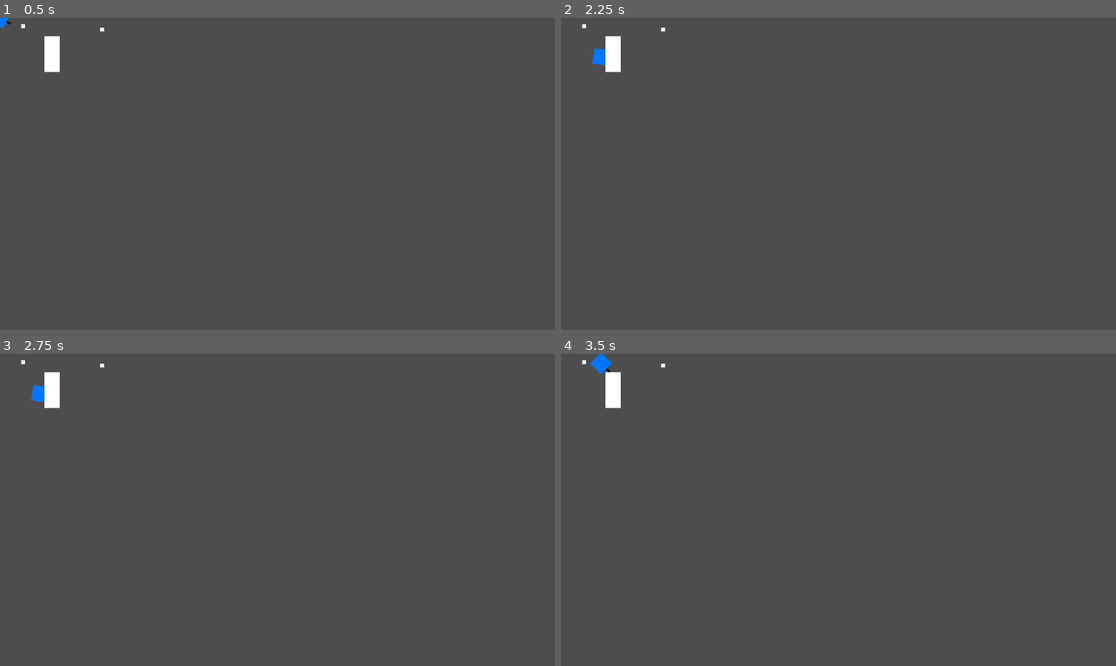
Above: before the commit, frames 1-4 (two rows, left to right).
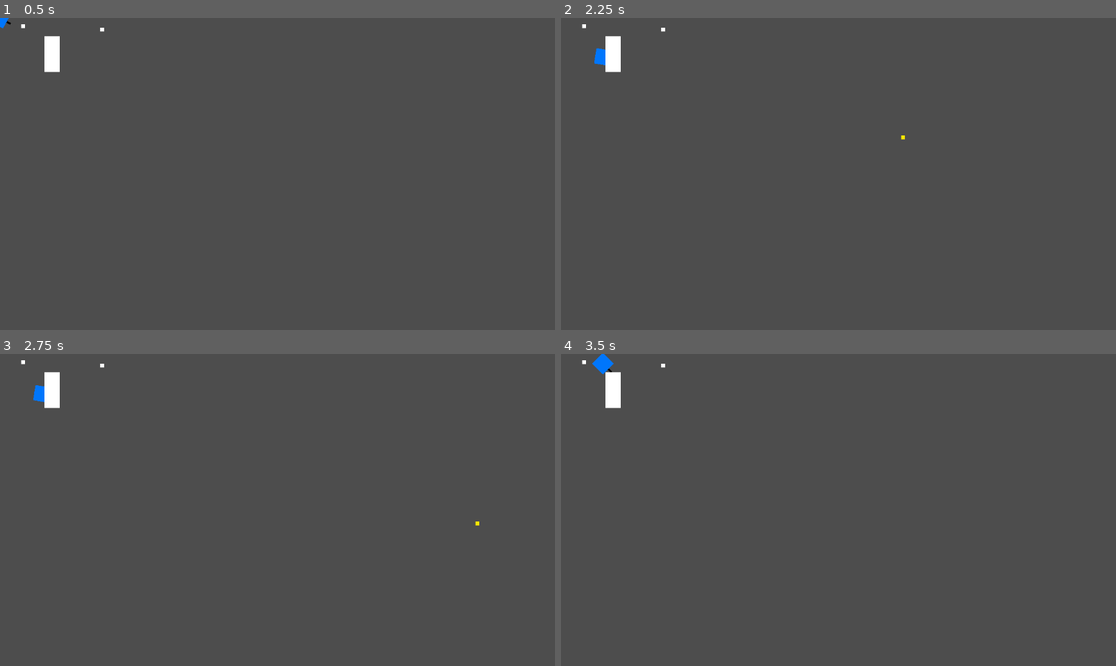
Above: after the commit, the same moments.

Repository: rledford/drone-commander-2025
Game: Godot game, scene res://main.tscn
The game is run twice, just before and just after one commit, with the same random seed, the same clock (stepped at 60 frames per second) and the same inputs.
Inputs (mouse positions are in pixels of both pictures, inside the frame that each line leads up to):
- Up to frame 1 (0.5 s): no input
- Up to frame 2 (2.25 s): tap Enter at 0.5 s; move the mouse to (960, 158) at 0.52 s; press the mouse at (960, 158) at 0.53 s; hold D (move_right) 0.53-1.28 s; move the mouse to (727, 189) at 1.27 s; release the mouse at (727, 189) at 1.28 s; hold S (move_down) 1.28-2.03 s; tap E (interact) at 1.35 s; click (727, 189) at 1.55 s; move the mouse to (894, 105) at 2.02 s; press the mouse at (894, 105) at 2.03 s; hold D (move_right) from 2.03 s (still down)
- Up to frame 3 (2.75 s): keep holding D (move_right)
- Up to frame 4 (3.5 s): move the mouse to (810, 572) at 2.77 s; release D (move_right) at 2.78 s; release the mouse at (810, 572) at 2.78 s; hold W (move_up) from 2.78 s (still down); click (810, 572) at 2.85 s

Frame 1 is identical in both runs. In frame 2, less than 0.1% of the frame differs, in the area x 5-62%, y 9-39%; in frame 3, less than 0.1%; in frame 4, less than 0.1%, in the area x 5-10%, y 0-7%.

Commit message:
feat: Bullet pooling.
- Create RefCounted Pool
- Create PoolManager
- Use PoolManager in GameManager
- Use signals for acquiring and releasing bullets
- Configure actor collision layer/mask

Diff:
--- a/actors/bullet/bullet.gd
+++ b/actors/bullet/bullet.gd
@@ -1,4 +1,4 @@
-extends Node2D
+extends CharacterBody2D
 class_name Bullet
 
 const max_lifetime = 5.0
@@ -9,19 +9,26 @@
 var lifetime: float = max_lifetime
 
 
-func init(pos: Vector2, dir: Vector2, spd: float, dmg: int) -> void:
+func setup(pos: Vector2, dir: Vector2, spd: float, dmg: int) -> void:
 	position = pos
 	direction = dir
 	speed = spd
 	damage = dmg
+	velocity = dir * spd
 	lifetime = max_lifetime
 
 
 func _physics_process(delta: float) -> void:
-	position += direction * speed * delta
+	var collision = move_and_collide(velocity * delta)
+	if collision:
+		EventBus.bullet_expired.emit(self)
 
 
 func _process(delta: float) -> void:
 	lifetime -= delta
 	if lifetime <= 0:
 		EventBus.bullet_expired.emit(self)
+
+
+func _on_body_entered_collision_area(_node: Node) -> void:
+	EventBus.bullet_expired.emit(self)
--- a/actors/bullet/bullet.tscn
+++ b/actors/bullet/bullet.tscn
@@ -3,15 +3,12 @@
 [ext_resource type="Script" uid="uid://dgue8t8b455pc" path="res://actors/bullet/bullet.gd" id="1_8mjoc"]
 
 [sub_resource type="CircleShape2D" id="CircleShape2D_tihky"]
-radius = 4.0
+radius = 2.0
 
-[node name="Bullet" type="Node2D"]
+[node name="Bullet" type="CharacterBody2D"]
+collision_layer = 0
+collision_mask = 6
 script = ExtResource("1_8mjoc")
-
-[node name="Area2D" type="Area2D" parent="."]
-
-[node name="CollisionShape2D" type="CollisionShape2D" parent="Area2D"]
-shape = SubResource("CircleShape2D_tihky")
 
 [node name="ColorRect" type="ColorRect" parent="."]
 modulate = Color(0.97083, 0.906901, 0, 1)
@@ -19,3 +16,6 @@
 offset_top = -4.0
 offset_right = 4.0
 offset_bottom = 4.0
+
+[node name="CollisionShape2D" type="CollisionShape2D" parent="."]
+shape = SubResource("CircleShape2D_tihky")
--- a/actors/player/player.gd
+++ b/actors/player/player.gd
@@ -7,7 +7,6 @@
 @export var fire_rate: float = 0.5
 @export var bullet_speed: float = 600.0
 @export var bullet_damage: int = 25
-@export var pool_manager: PoolManager
 
 var _last_fire_time = -INF
 
@@ -34,14 +33,7 @@
 	self._last_fire_time = now
 
 	var dir = self.global_position.direction_to(get_global_mouse_position())
-	var bullet = (pool_manager.get_pool(&"bullet").acquire() as Bullet)
-
-	bullet.init(
-		Vector2(position),
-		dir,
-		bullet_speed,
-		bullet_damage
-	)
+	EventBus.bullet_fired.emit(&"player", Vector2(position), dir, bullet_speed, bullet_damage)
 
 
 func _physics_process(delta: float) -> void:
--- a/actors/player/player.tscn
+++ b/actors/player/player.tscn
@@ -5,6 +5,7 @@
 [sub_resource type="CircleShape2D" id="CircleShape2D_6uhly"]
 
 [node name="Player" type="CharacterBody2D"]
+collision_mask = 12
 script = ExtResource("1_nvxhs")
 
 [node name="CollisionShape2D" type="CollisionShape2D" parent="."]
--- a/actors/scrap/scrap.tscn
+++ b/actors/scrap/scrap.tscn
@@ -16,6 +16,7 @@
 offset_bottom = 4.0
 
 [node name="CollectibleArea" type="Area2D" parent="."]
+collision_layer = 8
 
 [node name="CollisionShape2D" type="CollisionShape2D" parent="CollectibleArea"]
 shape = SubResource("CircleShape2D_glojv")
--- a/actors/workbench/workbench.tscn
+++ b/actors/workbench/workbench.tscn
@@ -4,7 +4,7 @@
 [ext_resource type="PackedScene" uid="uid://bi6nojwai0jqo" path="res://components/interactable_component/interactable_component.tscn" id="1_b2xr7"]
 
 [sub_resource type="RectangleShape2D" id="RectangleShape2D_b2xr7"]
-size = Vector2(30, 72)
+size = Vector2(22, 64)
 
 [sub_resource type="RectangleShape2D" id="RectangleShape2D_6wh3t"]
 size = Vector2(14, 48)
@@ -19,6 +19,8 @@
 offset_bottom = 37.0
 
 [node name="StaticBody2D" type="StaticBody2D" parent="."]
+collision_layer = 4
+collision_mask = 4
 
 [node name="CollisionShape2D" type="CollisionShape2D" parent="StaticBody2D"]
 shape = SubResource("RectangleShape2D_b2xr7")
@@ -26,7 +28,7 @@
 [node name="InteractionArea" type="Area2D" parent="."]
 
 [node name="CollisionShape2D" type="CollisionShape2D" parent="InteractionArea"]
-position = Vector2(23, 0)
+position = Vector2(18, 0)
 shape = SubResource("RectangleShape2D_6wh3t")
 
 [node name="InteractableComponent" parent="." node_paths=PackedStringArray("area") instance=ExtResource("1_b2xr7")]
--- a/globals/event_bus.gd
+++ b/globals/event_bus.gd
@@ -1,5 +1,6 @@
 extends Node
 
 signal player_dead
+signal bullet_fired(team_id: String, position: Vector2, direction: Vector2, speed: float, damage: int)
 signal bullet_expired(bullet: Node)
 signal item_collected(by: Node, item_id: String, amount: int)
--- a/main.tscn
+++ b/main.tscn
@@ -8,8 +8,9 @@
 
 [node name="Main" type="Node2D"]
 
-[node name="GameManager" parent="." node_paths=PackedStringArray("pool_manager") instance=ExtResource("1_1bvp3")]
+[node name="GameManager" parent="." node_paths=PackedStringArray("pool_manager", "bullet_container") instance=ExtResource("1_1bvp3")]
 pool_manager = NodePath("../PoolManager")
+bullet_container = NodePath("../World/Bullets")
 
 [node name="PoolManager" parent="." instance=ExtResource("2_lquwl")]
 
@@ -17,8 +18,7 @@
 
 [node name="Player" type="Node" parent="World"]
 
-[node name="Player" parent="World/Player" node_paths=PackedStringArray("pool_manager") instance=ExtResource("2_0xm2m")]
-pool_manager = NodePath("../../../PoolManager")
+[node name="Player" parent="World/Player" instance=ExtResource("2_0xm2m")]
 
 [node name="Workbench" parent="World/Player" instance=ExtResource("3_h2yge")]
 position = Vector2(108, 75)
@@ -39,4 +39,6 @@
 
 [node name="Base" type="Node" parent="World"]
 
+[node name="Bullets" type="Node" parent="World"]
+
 [node name="UI" type="CanvasLayer" parent="."]
--- a/managers/game_manager/game_manager.gd
+++ b/managers/game_manager/game_manager.gd
@@ -2,9 +2,12 @@
 class_name GameManager
 
 @export var pool_manager: PoolManager
+@export var bullet_container: Node
 
 func _ready() -> void:
-	EventBus.item_collected.connect(handle_item_collected)
+	EventBus.item_collected.connect(on_item_collected)
+	EventBus.bullet_fired.connect(on_bullet_fired)
+	EventBus.bullet_expired.connect(on_bullet_expired)
 
 	pool_manager.register_pool(
 		&"bullet",
@@ -13,5 +16,26 @@
 	)
 
 
-func handle_item_collected(by: Node, item_id: String, amount: int) -> void:
+func on_item_collected(by: Node, item_id: String, amount: int) -> void:
 	print("Item ", item_id, " x", amount, " collected by ", by.name)
+
+
+func on_bullet_fired(team_id: String, position: Vector2, direction: Vector2, speed: float, damage: int) -> void:
+	print("bullet fired by team %s from %s toward %s moving %s px/s for %s damage" % [team_id, position, direction, speed, damage])
+
+	var bullet = (pool_manager.acquire(&"bullet") as Bullet)
+	bullet.setup(position, direction, speed, damage)
+
+	bullet_container.add_child(bullet)
+
+
+
+func on_bullet_expired(bullet: Node) -> void:
+	print("bullet expired")
+	if not is_instance_of(bullet, Bullet): return
+	bullet.position = Vector2.ZERO
+	bullet.direction = Vector2.ZERO
+	bullet.speed = 0.0
+	bullet.damage = 0.0
+
+	pool_manager.get_pool(&"bullet").release(bullet)
--- a/managers/game_manager/game_manager.tscn
+++ b/managers/game_manager/game_manager.tscn
@@ -1,12 +1,6 @@
-[gd_scene load_steps=4 format=3 uid="uid://ixic0jq3dl22"]
+[gd_scene load_steps=2 format=3 uid="uid://ixic0jq3dl22"]
 
 [ext_resource type="Script" uid="uid://shsbcvgc6nge" path="res://managers/game_manager/game_manager.gd" id="1_atyjh"]
-[ext_resource type="PackedScene" uid="uid://xr5uduk3fqnb" path="res://components/pool_component/pool_component.tscn" id="2_n15wl"]
-[ext_resource type="PackedScene" uid="uid://bma1ooeaqmcr2" path="res://actors/bullet/bullet.tscn" id="3_j7rj3"]
 
 [node name="GameManager" type="Node"]
 script = ExtResource("1_atyjh")
-
-[node name="BulletPool" parent="." instance=ExtResource("2_n15wl")]
-_entity = ExtResource("3_j7rj3")
-_size = 10
--- a/project.godot
+++ b/project.godot
@@ -60,3 +60,10 @@
 "events": [Object(InputEventKey,"resource_local_to_scene":false,"resource_name":"","device":-1,"window_id":0,"alt_press …(192 unchanged characters)…
 ]
 }
+
+[layer_names]
+
+2d_physics/layer_1="Player"
+2d_physics/layer_2="Enemy"
+2d_physics/layer_3="Structure"
+2d_physics/layer_4="Pickup"
